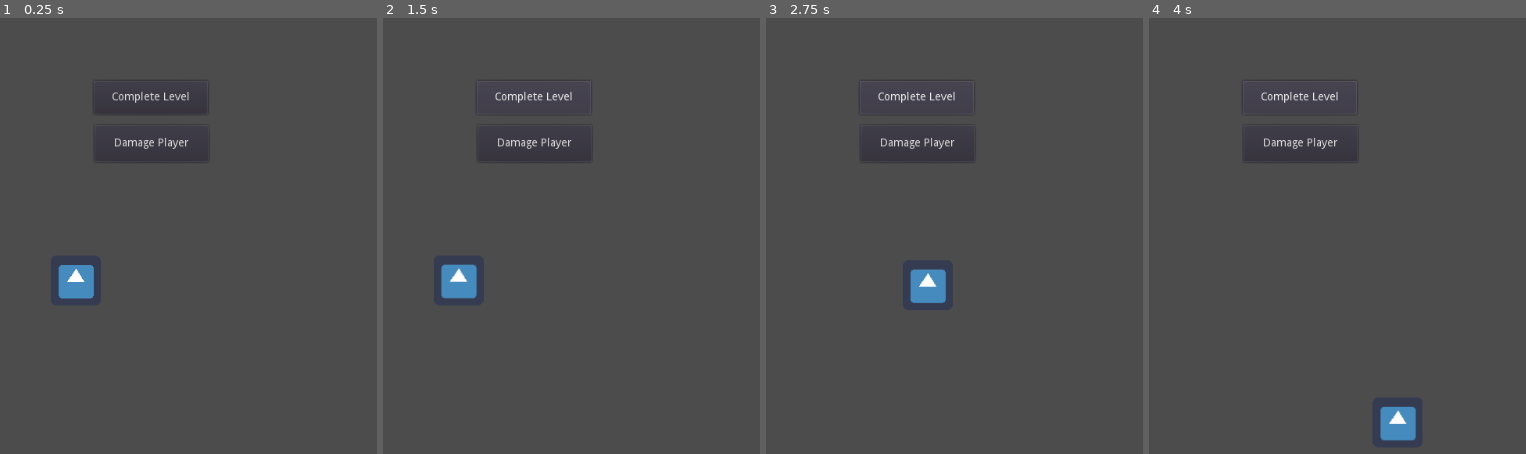
Above: before the commit, frames 1-4 (left to right).
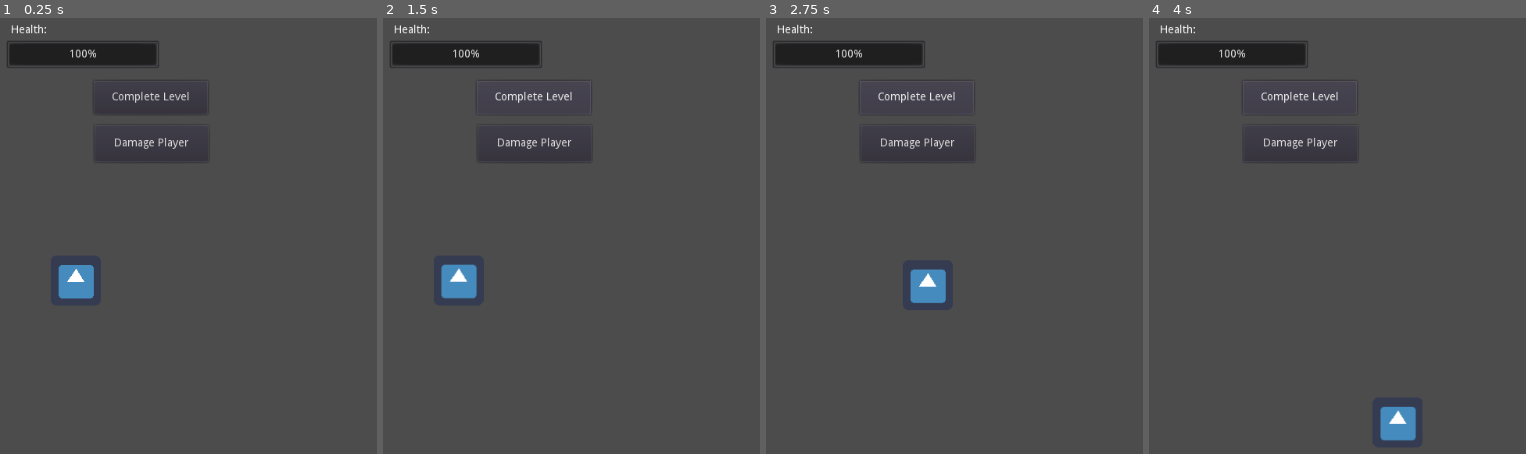
Above: after the commit, the same moments.

Repository: Sh1co/Sagittarius
Game: Godot game, scene res://SGame.tscn
Same seed, same stepped clock (60 frames per second), same inputs: the game is played once before the commit and once after it. The engine's default icon, where the game draws it, is replaced by a stand-in: a white triangle on a blue panel in a dark square.
Inputs:
- Up to frame 1 (0.25 s): no input
- Up to frame 2 (1.5 s): click "Damage Player" at 0.5 s; click "Complete Level" at 1.25 s
- Up to frame 3 (2.75 s): hold D (move_right) from 2.03 s (still down)
- Up to frame 4 (4 s): release D (move_right) at 2.78 s; hold S (move_down) 2.78-3.53 s; hold D (move_right) from 3.53 s (still down)

The runs differ from the first frame. In frame 1, 2.3% of the frame differs, in the area x 1-43%, y 1-12%; in frame 2, 2.3%; in frame 3, 2.3%; in frame 4, 2.3%.

Commit message:
Add health bar management to level

Diff:
--- a/SLevel.tscn
+++ b/SLevel.tscn
@@ -1,11 +1,13 @@
-[gd_scene load_steps=3 format=2]
+[gd_scene load_steps=4 format=2]
 
 [ext_resource path="res://Scripts/SLevel.gd" type="Script" id=1]
 [ext_resource path="res://SPlayer.tscn" type="PackedScene" id=2]
+[ext_resource path="res://SHealthBar.tscn" type="PackedScene" id=3]
 
 [node name="Node" type="Node2D"]
 script = ExtResource( 1 )
 s_player = ExtResource( 2 )
+s_healthbar = ExtResource( 3 )
 
 [node name="StartPosition" type="Position2D" parent="."]
 position = Vector2( 105, 342 )
--- a/Scripts/SLevel.gd
+++ b/Scripts/SLevel.gd
@@ -3,14 +3,23 @@
 signal level_complete
 
 export(PackedScene) var s_player
+export(PackedScene) var s_healthbar
+
 var player
+var healthbar
 
 
 func _ready():
+	# Add Player to level
 	player = s_player.instance()
 	player.position = $StartPosition.position
 	player.connect("player_died", self, "player_died")
 	add_child(player)
+
+	# Add healthbar to level
+	healthbar = s_healthbar.instance()
+	healthbar.init(player.health, player.health)
+	add_child(healthbar)
 
 
 func level_complete():
@@ -18,13 +27,16 @@
 	emit_signal("level_complete")
 	self.queue_free()
 
+
 func player_died():
 	print("Player died, reseting level.")
 	get_tree().reload_current_scene()
 
+
 func change_player_health(change):
 	print("Player health changed by " + str(change))
 	player.change_health(change)
+	healthbar.health_changed(player.health)
 
 
 func _on_Button_pressed():
